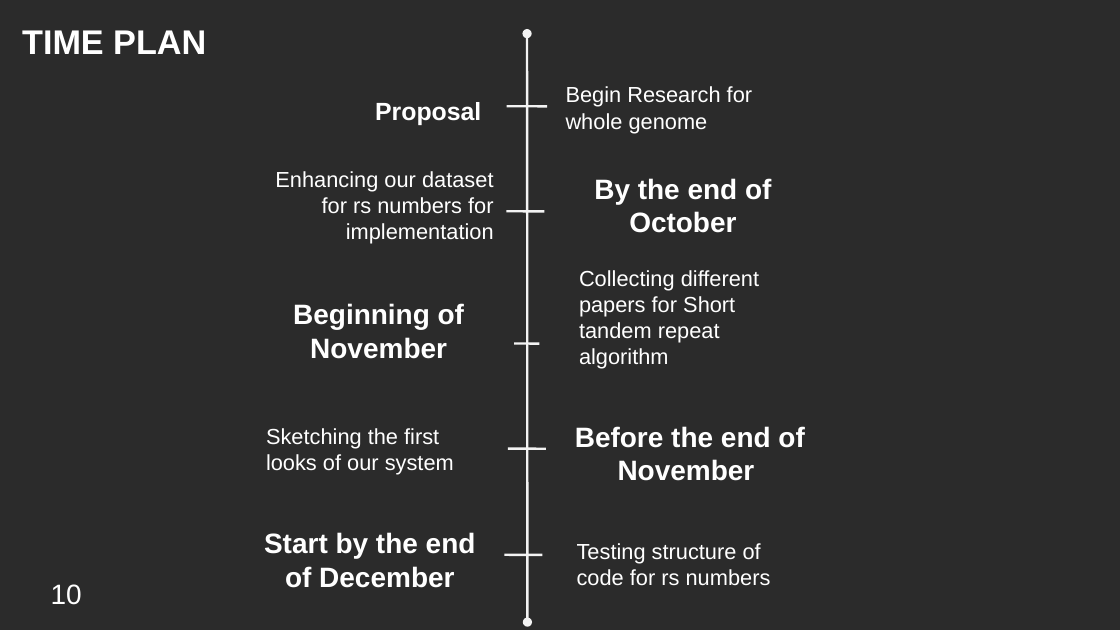
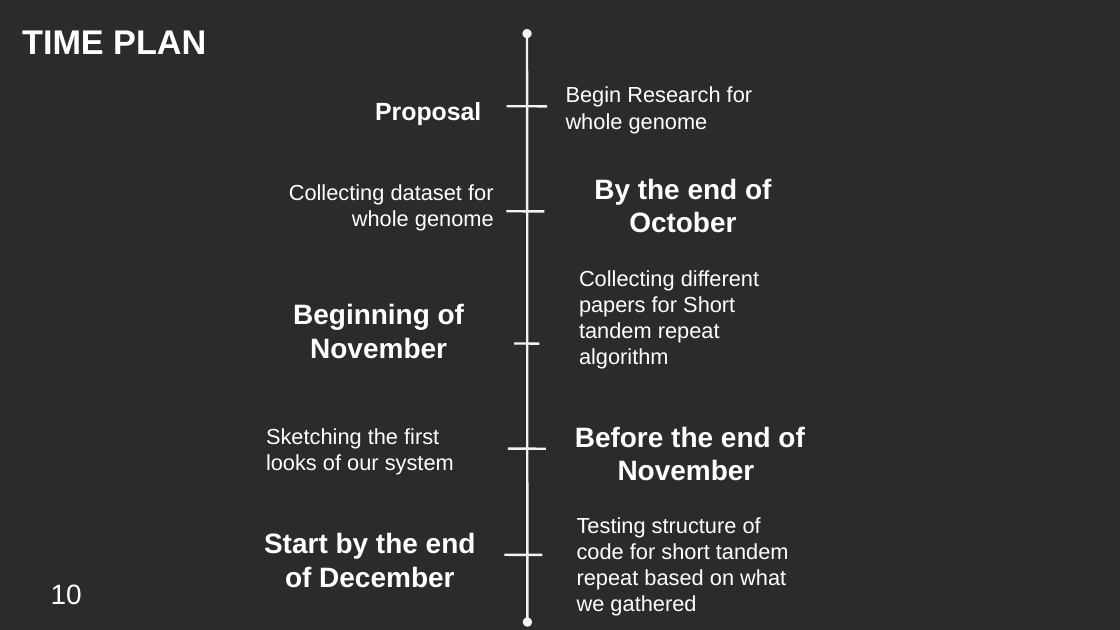
Before and after one commit to YoussifAssem/Genatac, a slide deck: slide 13 of E-Genetics/presentations/proposal.pptx. Drawn at 1120x630 pixels with LibreOffice and Linux fonts; fonts in the diff are those of the drawing; background and template pictures are left out; a plain dark background stands for a picture behind light text. Boxes give left, top, right and bottom in pixels: in the first picture for what was removed or moved away, otherwise in the second. Text is boxed around its words. In the diff, an @@ line names an element or a change of style, - is before the commit and + after.

Commit message:
updated proposal

```diff
--- a/E-Genetics/presentations/proposal.pptx
+++ b/E-Genetics/presentations/proposal.pptx
@@ text at bbox=[289, 184, 494, 231]: text changed @@
-Enhancing our dataset for rs numbers for implementation
+Collecting dataset for whole genome
@@ text at bbox=[577, 517, 789, 616]: text changed @@
-Testing structure of code for rs numbers
+Testing structure of code for short tandem repeat based on what we gathered
```
